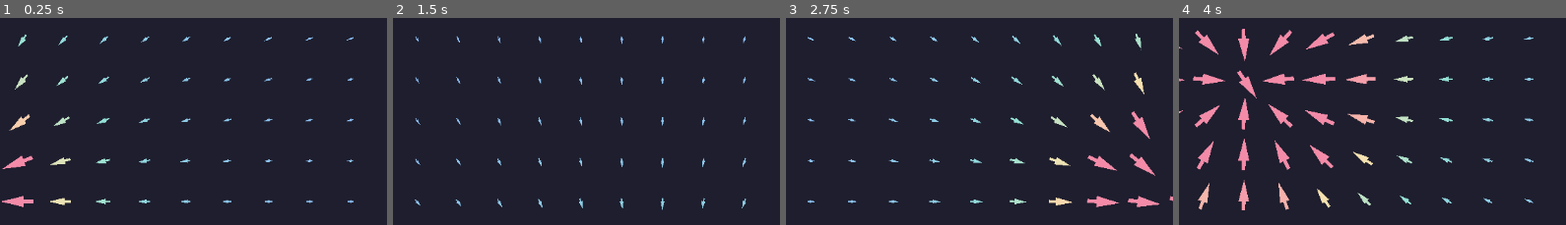
Above: before the commit, frames 1-4 (left to right).
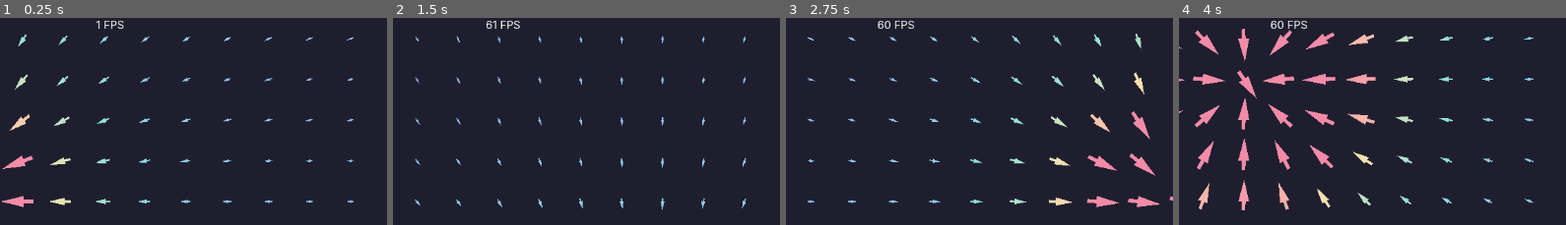
Above: after the commit, the same moments.

Repository: SinaMajdieh/fields
Game: Godot game, scene res://scenes/ui.tscn
Two runs of this game, one before a commit and one after it. Both use one fixed random seed, a clock stepped at 60 frames per second and the inputs below. Before the commit the project starts from res://scenes/arrows.tscn.
Inputs:
- Up to frame 1 (0.25 s): no input
- Up to frame 2 (1.5 s): no input
- Up to frame 3 (2.75 s): no input
- Up to frame 4 (4 s): no input
The pictures show only the part of the screen within x 37-87%, y 0-50%; the shares and areas given below are measured in that part.

The runs differ from the first frame. In frame 1, 0.1% of the frame differs, in the area x 24-33%, y 1-6%; in frame 2, 0.2%; in frame 3, 0.2%, in the area x 23-34%, y 1-6%; in frame 4, 0.2%.

Commit message:
showing fps on the top center

Diff:
--- a/project.godot
+++ b/project.godot
@@ -11,12 +11,17 @@
 [application]
 
 config/name="Fields"
-run/main_scene="uid://dyjgs8wgxal1t"
+run/main_scene="uid://b0cp5bn7o3pt"
 config/features=PackedStringArray("4.5", "Forward Plus")
 
 [display]
 
 window/size/mode=3
+window/vsync/vsync_mode=0
+
+[gui]
+
+theme/custom_font="uid://dhhiqpt4jg25y"
 
 [rendering]
 
--- /dev/null
+++ b/scenes/ui.tscn
@@ -0,0 +1,26 @@
+[gd_scene load_steps=3 format=3 uid="uid://b0cp5bn7o3pt"]
+
+[ext_resource type="PackedScene" uid="uid://dyjgs8wgxal1t" path="res://scenes/arrows.tscn" id="1_nt7q6"]
+[ext_resource type="Script" uid="uid://duu78v1x3d0q" path="res://scripts/ui/fps-label.gd" id="1_x4jx1"]
+
+[node name="Ui" type="Control"]
+layout_mode = 3
+anchors_preset = 15
+anchor_right = 1.0
+anchor_bottom = 1.0
+grow_horizontal = 2
+grow_vertical = 2
+
+[node name="FpsLabel" type="Label" parent="."]
+layout_mode = 1
+anchors_preset = 5
+anchor_left = 0.5
+anchor_right = 0.5
+offset_left = -20.0
+offset_right = 20.0
+offset_bottom = 23.0
+grow_horizontal = 2
+text = "FPS : 116"
+script = ExtResource("1_x4jx1")
+
+[node name="Arrows" parent="." instance=ExtResource("1_nt7q6")]
--- /dev/null
+++ b/scripts/ui/fps-label.gd
@@ -0,0 +1,4 @@
+extends Label
+
+func _process(_delta: float) -> void:
+	text = "%d FPS" % Engine.get_frames_per_second()
Binary file added: assets/fonts/Inter-VariableFont_opsz,wght.ttf
